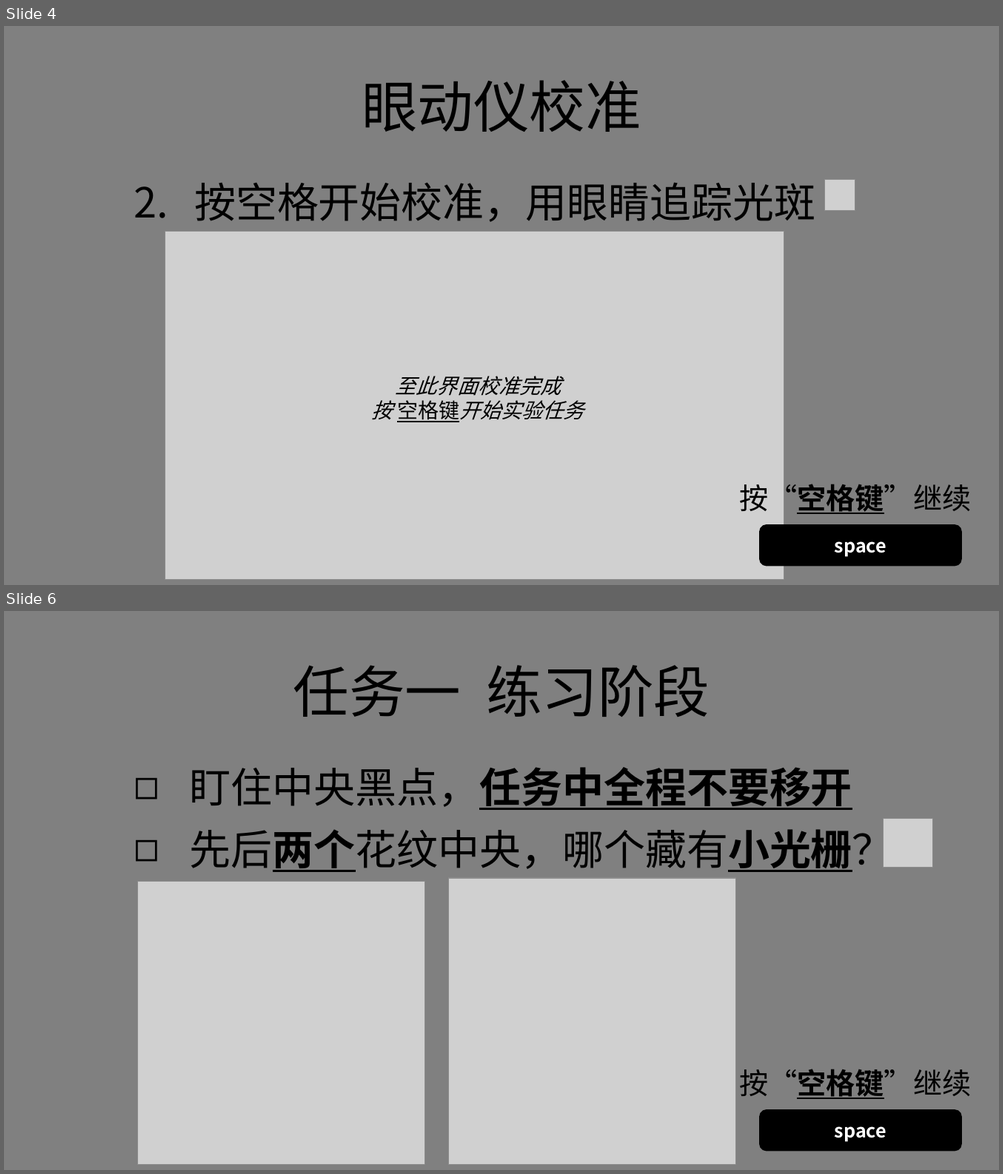
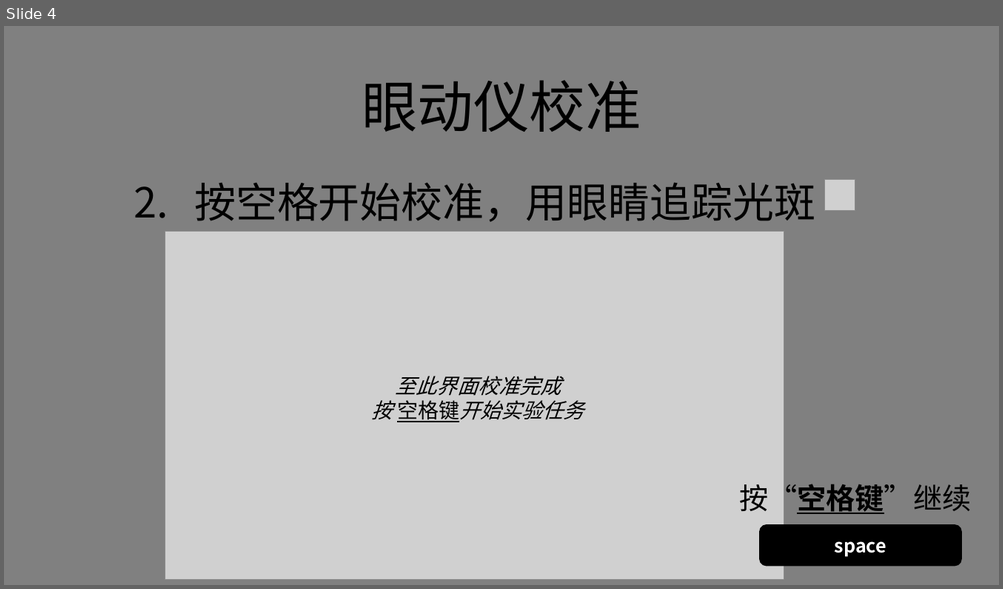
Before and after one commit to lyxose/FreeView, a slide deck: Instructions.pptx. Shown one above the other, each under a label of ours: slides 4 and 6 before the commit, slide 4 after it; the slides between them are not shown. The pictures are 1003x1174 and 1003x589 pixels, drawn with LibreOffice and Linux fonts; fonts in the diff are those of the drawing; grey boxes stand for pictures. Boxes give left, top, right and bottom in pixels: in the first picture for what was removed or moved away, otherwise in the second. Text is boxed around its words. In the diff, an @@ line names an element or a change of style, - is before the commit and + after.

```diff
--- a/Instructions.pptx
+++ b/Instructions.pptx
@@ slide 6 removed at (4,611,999,1170), background #808080 @@
@@ text removed at (293,665,709,717) @@
-任务一 练习阶段
@@ text removed at (190,767,893,872) @@
-◻ 盯住中央黑点，任务中全程不要移开
-◻ 先后两个花纹中央，哪个藏有小光栅？
@@ picture removed at (883,818,933,867) @@
@@ picture removed at (137,882,425,1165) @@
@@ picture removed at (448,878,735,1165) @@
@@ text removed at (739,1069,970,1099) @@
-按“空格键”继续
@@ rounded rectangle removed at (759,1111,962,1152) @@
-space
```
Also in this commit, not shown: 10 slides changed, 5 other slides removed, 36 other files.
